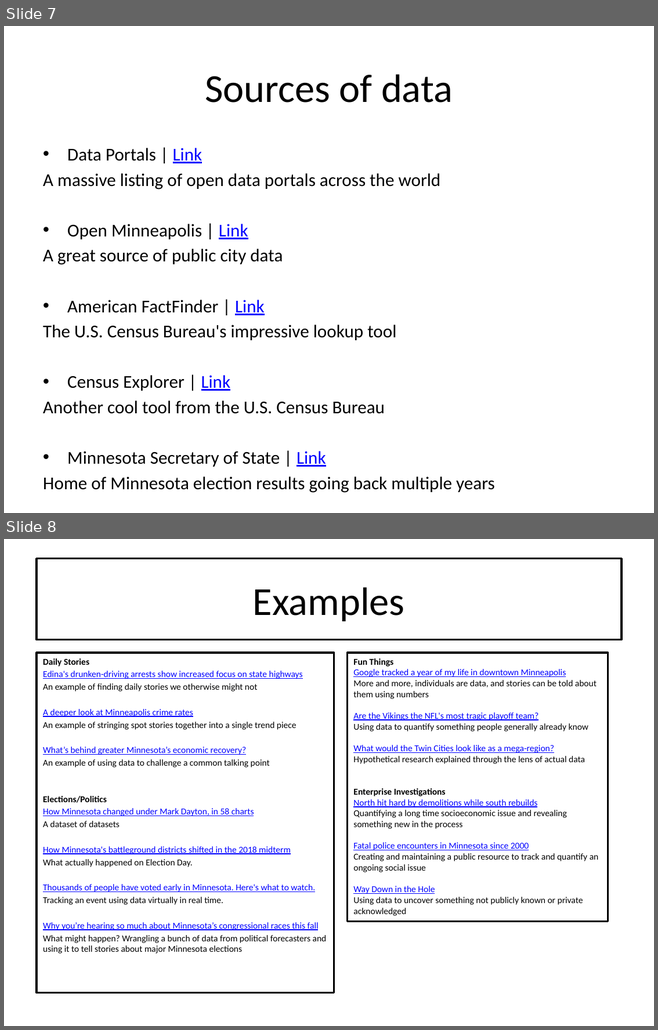
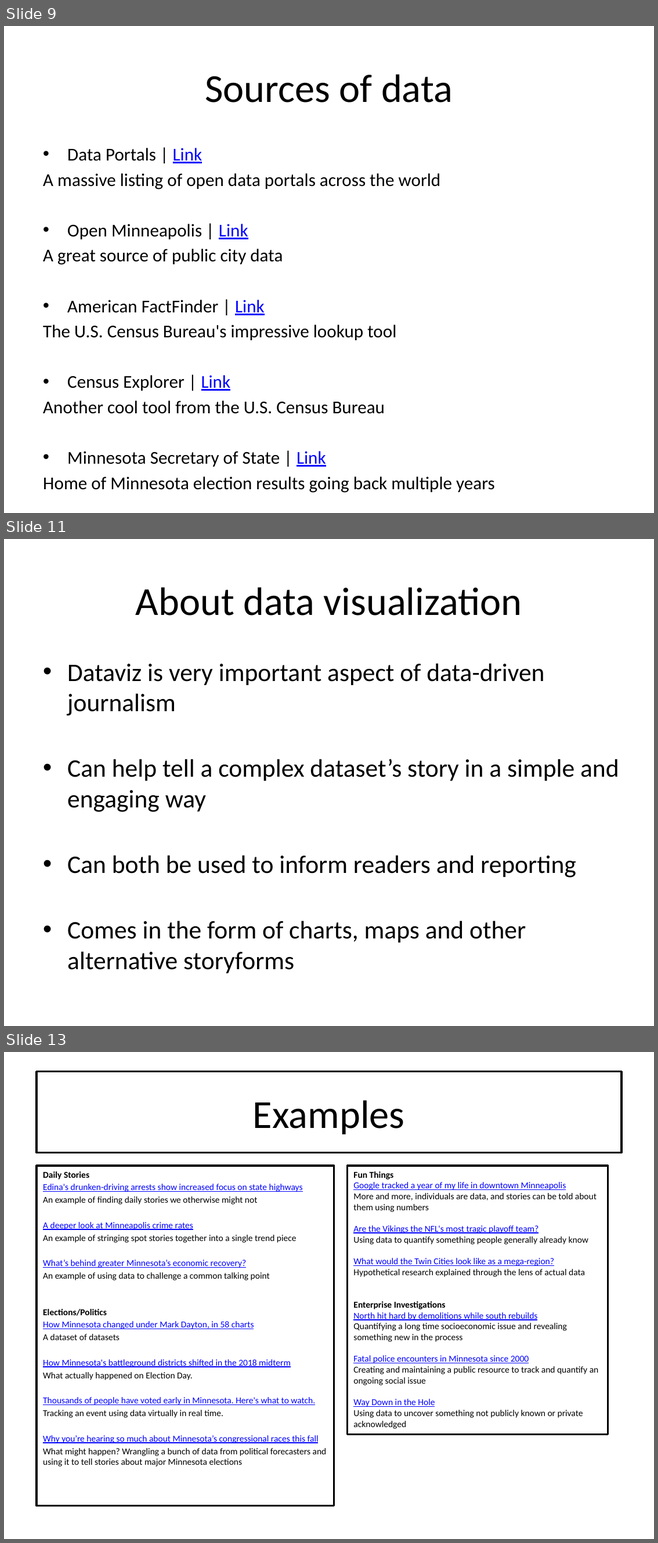
Before and after one commit to jeffhargarten/20181127-umn_class, a slide deck: data_presentation.pptx. Shown one above the other, each under a label of ours: slides 7 and 8 before the commit, slides 9, 11 and 13 after it; the slides between them are not shown. The pictures are 658x1030 and 658x1543 pixels, drawn with LibreOffice and Linux fonts; fonts in the diff are those of the drawing. Boxes give left, top, right and bottom in pixels: in the first picture for what was removed or moved away, otherwise in the second. Text is boxed around its words. In the diff, an @@ line names an element or a change of style, - is before the commit and + after.

```diff
--- a/data_presentation.pptx
+++ b/data_presentation.pptx
@@ slide 11 added at bbox=[4, 539, 654, 1026], background #FFFFFF @@
@@ title added at bbox=[136, 587, 522, 616], 44 pt, text #000000 @@
+About data visualization
@@ text added at bbox=[67, 663, 619, 973], 28 pt, text #000000 @@
+• Dataviz is very important aspect of data-driven journalism
+• Can help tell a complex dataset’s story in a simple and engaging way
+• Can both be used to inform readers and reporting
+• Comes in the form of charts, maps and other alternative storyforms
@@ what was slide 7 is now slide 9 @@
@@ what was slide 8 is now slide 13 @@
```
Also in this commit, not shown: 5 slides changed, 1 other slide added.
